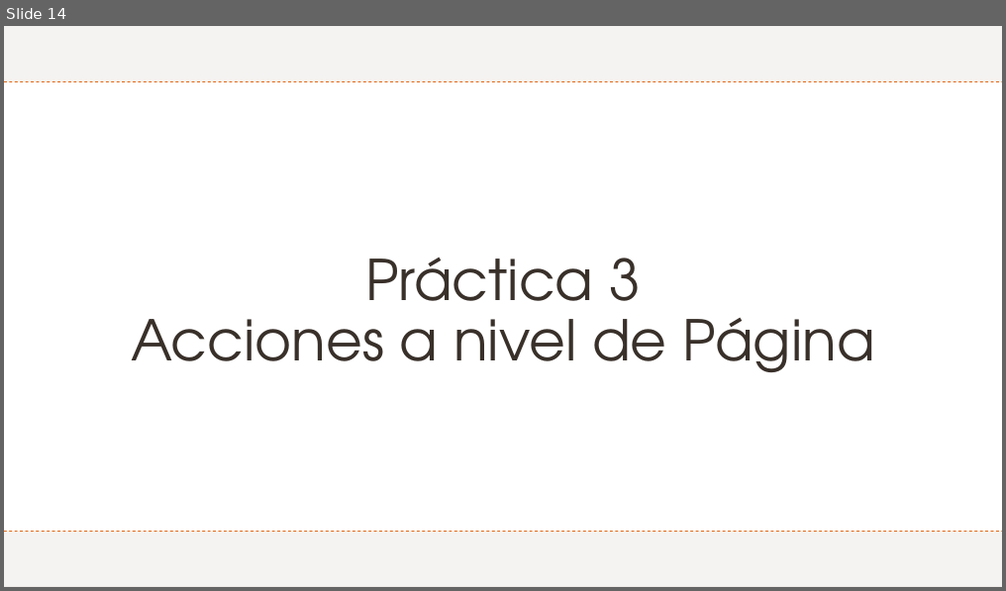
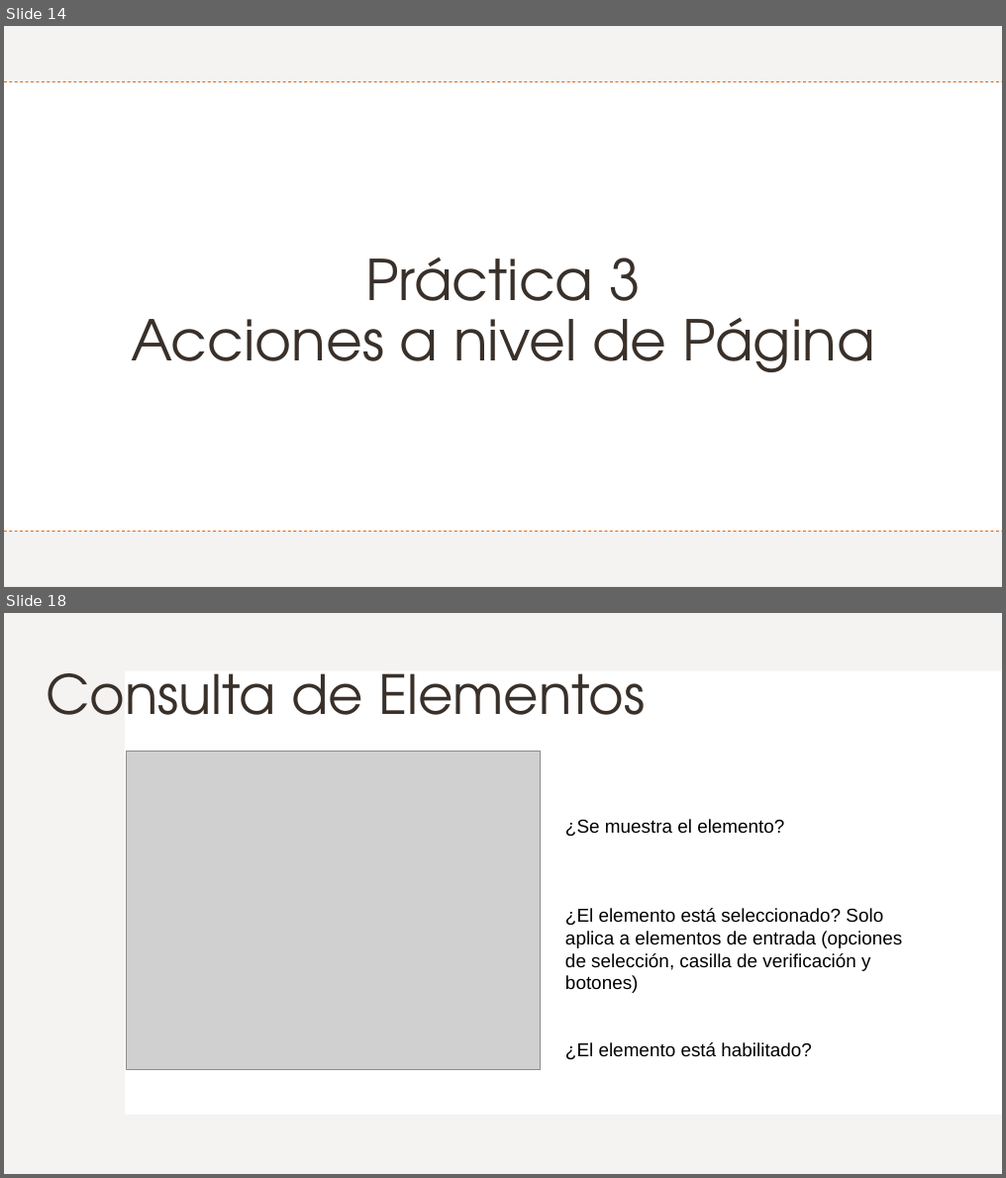
Before and after one commit to Charris1904/automation-qa-sessions, a slide deck: files/4. Selenium.pptx. Shown one above the other, each under a label of ours: slide 14 before the commit, slides 14 and 18 after it; the slides between them are not shown. The pictures are 1006x591 and 1006x1178 pixels, drawn with LibreOffice and Linux fonts; fonts in the diff are those of the drawing; grey boxes stand for pictures. Boxes give left, top, right and bottom in pixels: in the first picture for what was removed or moved away, otherwise in the second. Text is boxed around its words. In the diff, an @@ line names an element or a change of style, - is before the commit and + after.

```diff
--- a/files/4. Selenium.pptx
+++ b/files/4. Selenium.pptx
@@ slide 18 added at <box>4,613,1002,1174</box>, background #FFFFFF; not listed: 1 template element that a slide beside it also shows @@
@@ rectangle added at <box>126,671,1002,1115</box>, fill #FFFFFF @@
@@ title added at <box>46,673,645,715</box>, 52 pt, text #39302A @@
+Consulta de Elementos
@@ picture added at <box>127,752,540,1069</box> @@
@@ text added at <box>565,819,902,1060</box>, 18 pt, text #000000 @@
+¿Se muestra el elemento?
+¿El elemento está seleccionado? Solo aplica a elementos de entrada (opciones de selección, casilla de verificación y botones)
+¿El elemento está habilitado?
```
Also in this commit, not shown: 4 other slides added.
